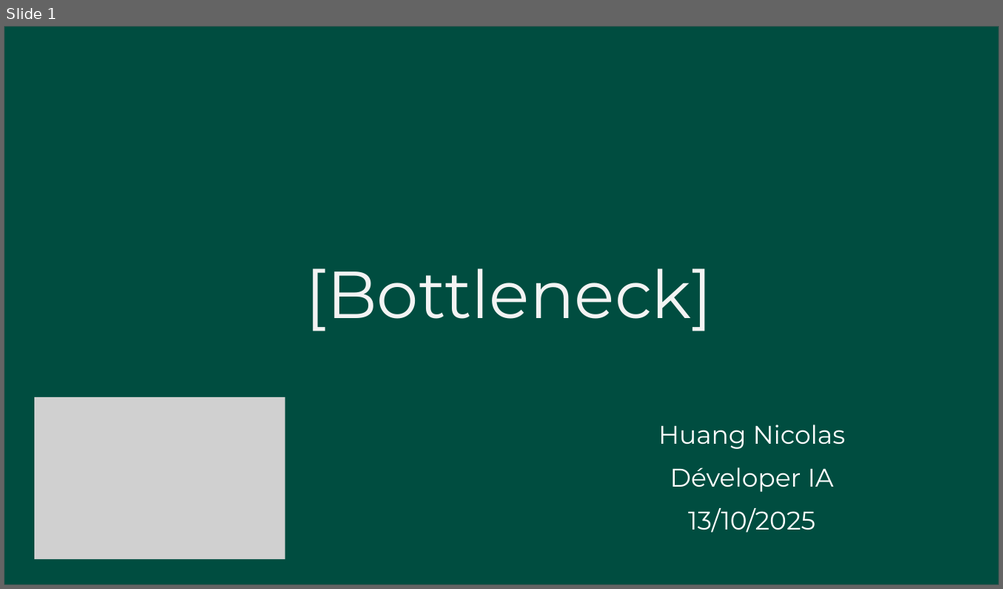
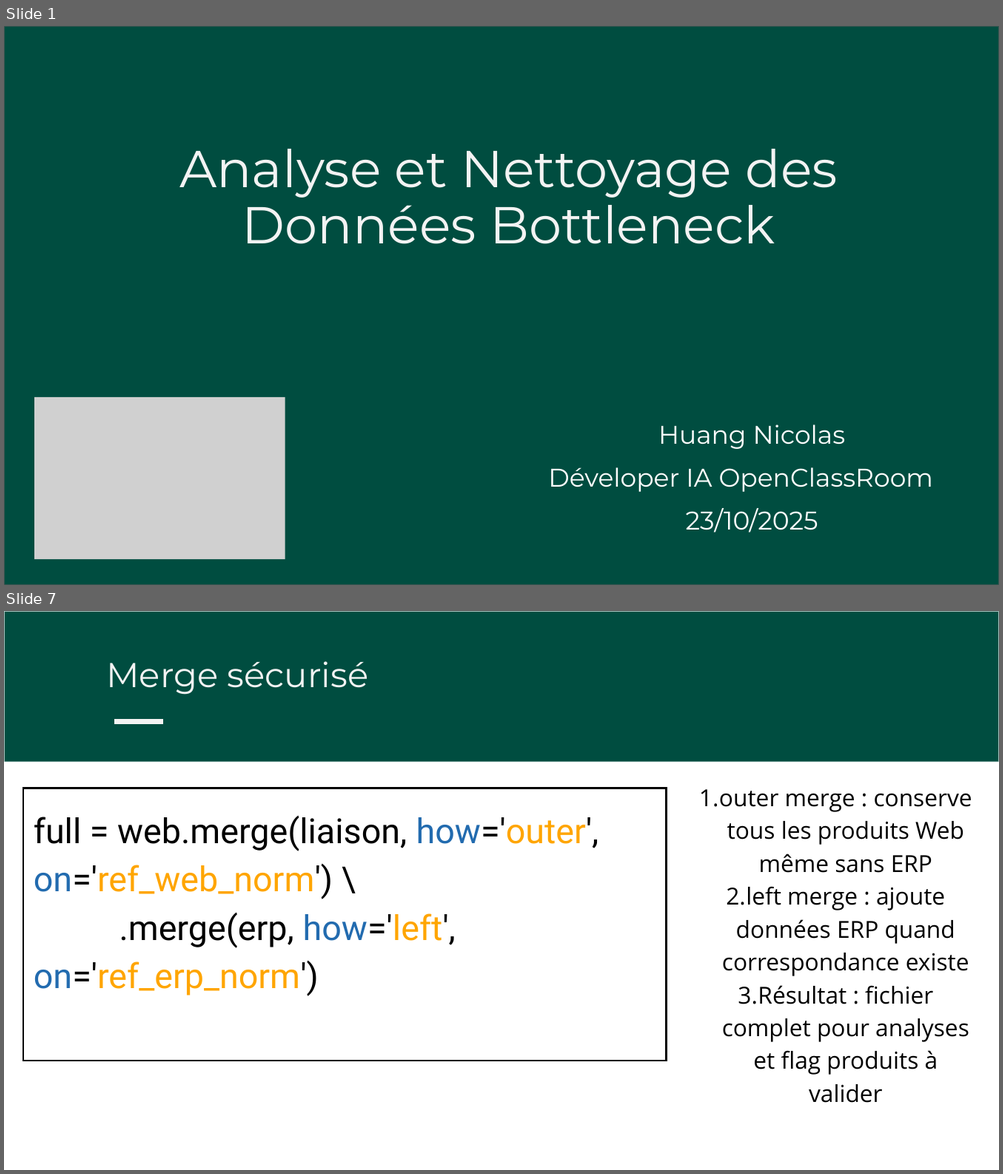
Before and after one commit to hNnicolas/P8_Gestion_donnee_boutique_python, a slide deck: Huang_Nicolas_2_Presentation_Bottleneck_102025.pptx. Shown one above the other, each under a label of ours: slide 1 before the commit, slides 1 and 7 after it; the slides between them are not shown. The pictures are 1003x589 and 1003x1174 pixels, drawn with LibreOffice and Linux fonts; fonts in the diff are those of the drawing; grey boxes stand for pictures. Boxes give left, top, right and bottom in pixels: in the first picture for what was removed or moved away, otherwise in the second. Text is boxed around its words. In the diff, an @@ line names an element or a change of style, - is before the commit and + after.

Commit message:
Mise à jour du notebook, présentation et graphiques d’analyse

```diff
--- a/Huang_Nicolas_2_Presentation_Bottleneck_102025.pptx
+++ b/Huang_Nicolas_2_Presentation_Bottleneck_102025.pptx
@@ slide 7 added at (4, 611, 999, 1170), background #FFFFFF @@
@@ freeform shape added at (4, 611, 999, 762), fill #004D40 @@
@@ freeform shape added at (4, 611, 999, 763), fill #FFFFFF @@
@@ text added at (106, 661, 369, 695), 50 pt, text #F3F3F3 @@
+Merge sécurisé
@@ freeform shape added at (114, 719, 163, 724), fill #F3F3F3 @@
@@ table added at (23, 788, 666, 1061), 1 rows, 1 columns @@
+full = web.merge(liaison, how='outer', on='ref_web_norm') \ / .merge(erp, how='left', on='ref_erp_norm')
@@ text added at (699, 789, 972, 1103), 34 pt, text #000000 @@
+  1. outer merge : conserve tous les produits Web même sans ERP
+  2. left merge : ajoute données ERP quand correspondance existe
+  3. Résultat : fichier complet pour analyses et flag produits à valider
@@ slide 1 changed as well @@
@@ text at (179, 149, 837, 244): text changed; size 96.2 to 75.2 pt @@
-[Bottleneck]
+Analyse et Nettoyage des Données Bottleneck
@@ text at (548, 468, 933, 492): text changed @@
-Déveloper IA
+Déveloper IA OpenClassRoom
@@ text at (686, 508, 818, 533): text changed @@
-13/10/2025
+23/10/2025
```
Also in this commit, not shown: 1 other slide changed, 14 other slides added, 11 slides removed, 14 other files.
